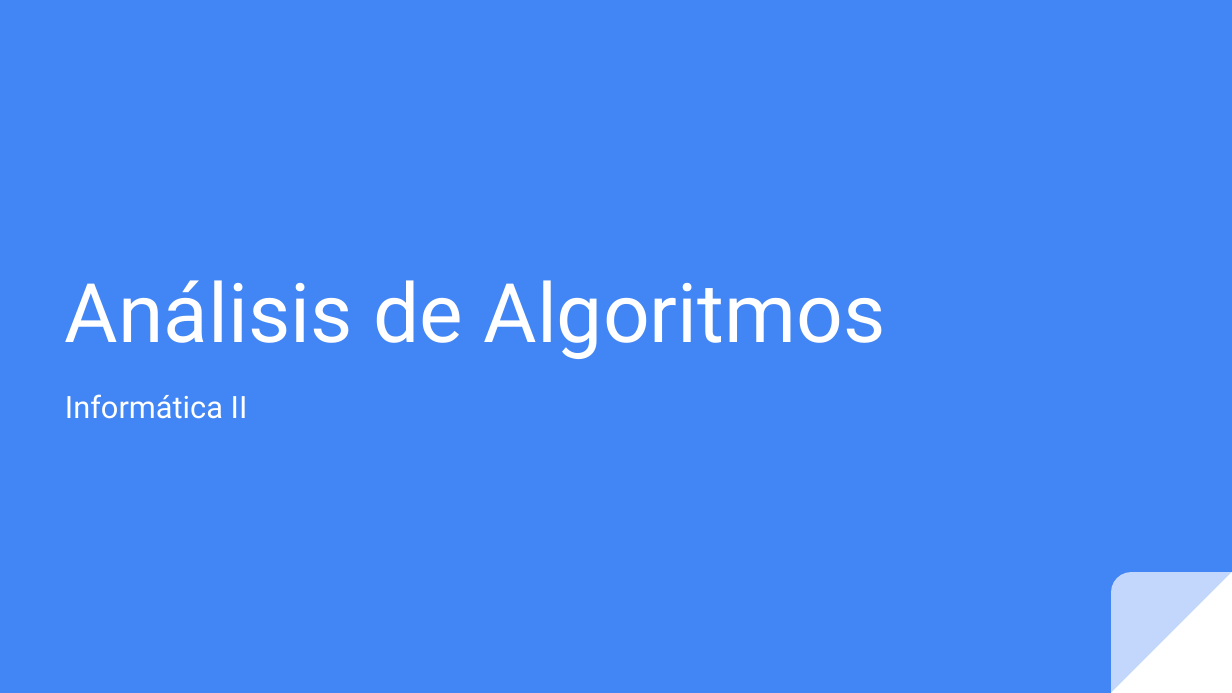
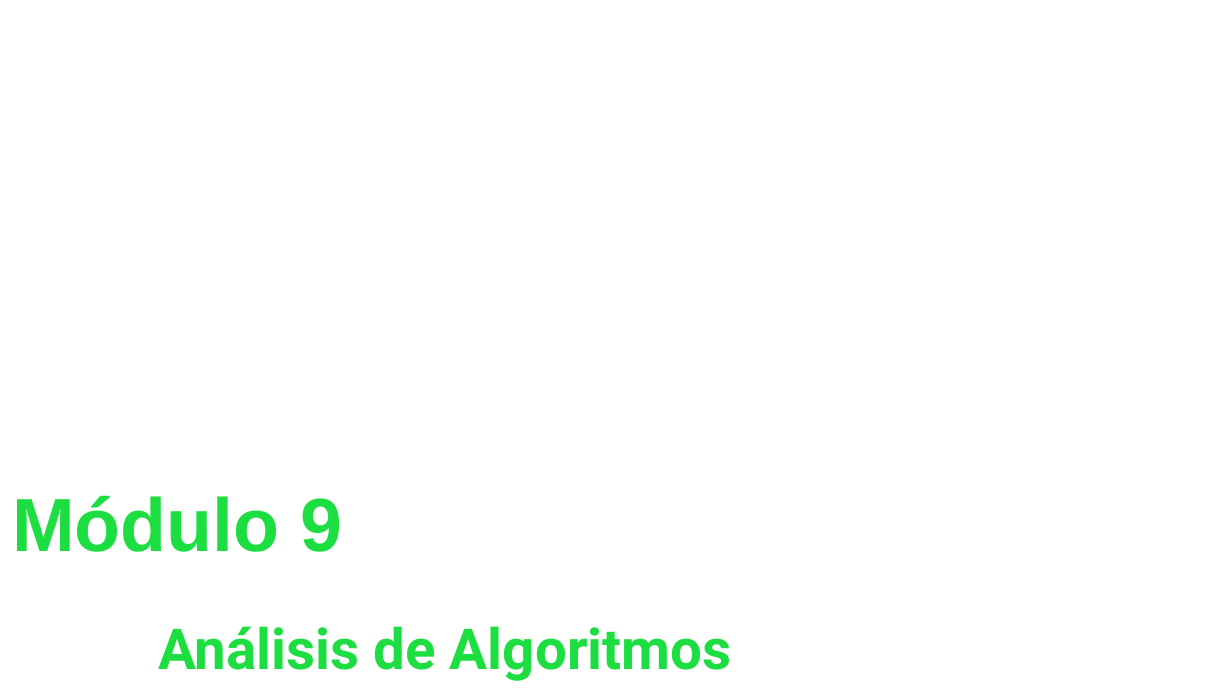
Before and after one commit to OMardil/INFO2, a slide deck: slide 1 of MOD09_Big_O/01 Presentacion/INFO2_MOD10-Análisis de Algoritmos.pptx. Drawn at 1232x693 pixels with LibreOffice and Linux fonts; fonts in the diff are those of the drawing; background and template pictures are left out. Boxes give left, top, right and bottom in pixels: in the first picture for what was removed or moved away, otherwise in the second. Text is boxed around its words. In the diff, an @@ line names an element or a change of style, - is before the commit and + after.

```diff
--- a/MOD09_Big_O/01 Presentacion/INFO2_MOD10-Análisis de Algoritmos.pptx
+++ b/MOD09_Big_O/01 Presentacion/INFO2_MOD10-Análisis de Algoritmos.pptx
@@ background #4285F4 to picture (left out) @@
@@ subtitle removed at [65, 394, 248, 419] @@
-Informática II
@@ text added at [12, 495, 342, 552], 44 pt, text #1CDE41, bold @@
+Módulo 9
@@ title "Análisis de Algoritmos": place and size @@
-title "Análisis de Algoritmos" at [65, 280, 886, 359]
+title "Análisis de Algoritmos" at [158, 626, 731, 681]
@@ title "Análisis de Algoritmos" at [158, 626, 731, 681]: size 48 to 33 pt, text colour #FFFFFF to #1CDE41, bold on; alignment left to centre @@
@@ right triangle removed at [1111, 572, 1232, 692] @@
@@ round rect removed at [1111, 572, 1232, 692] @@
```
Also in this commit, not shown: 15 other slides changed, 15 slides added, 7 slides removed, 10 other files.
